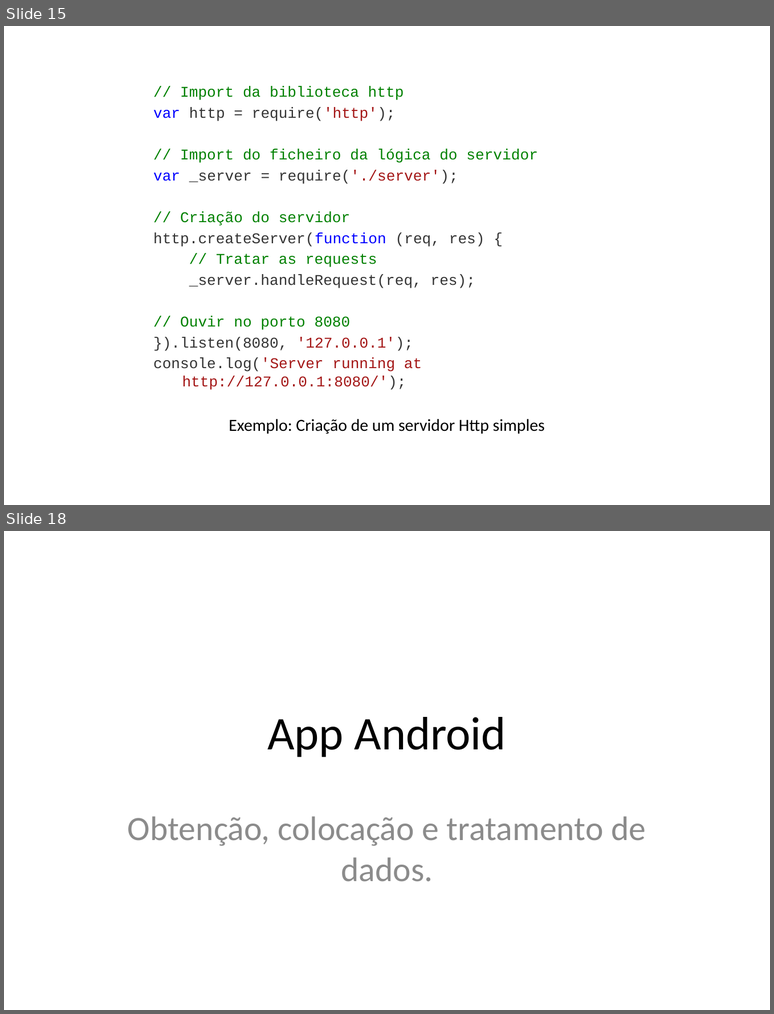
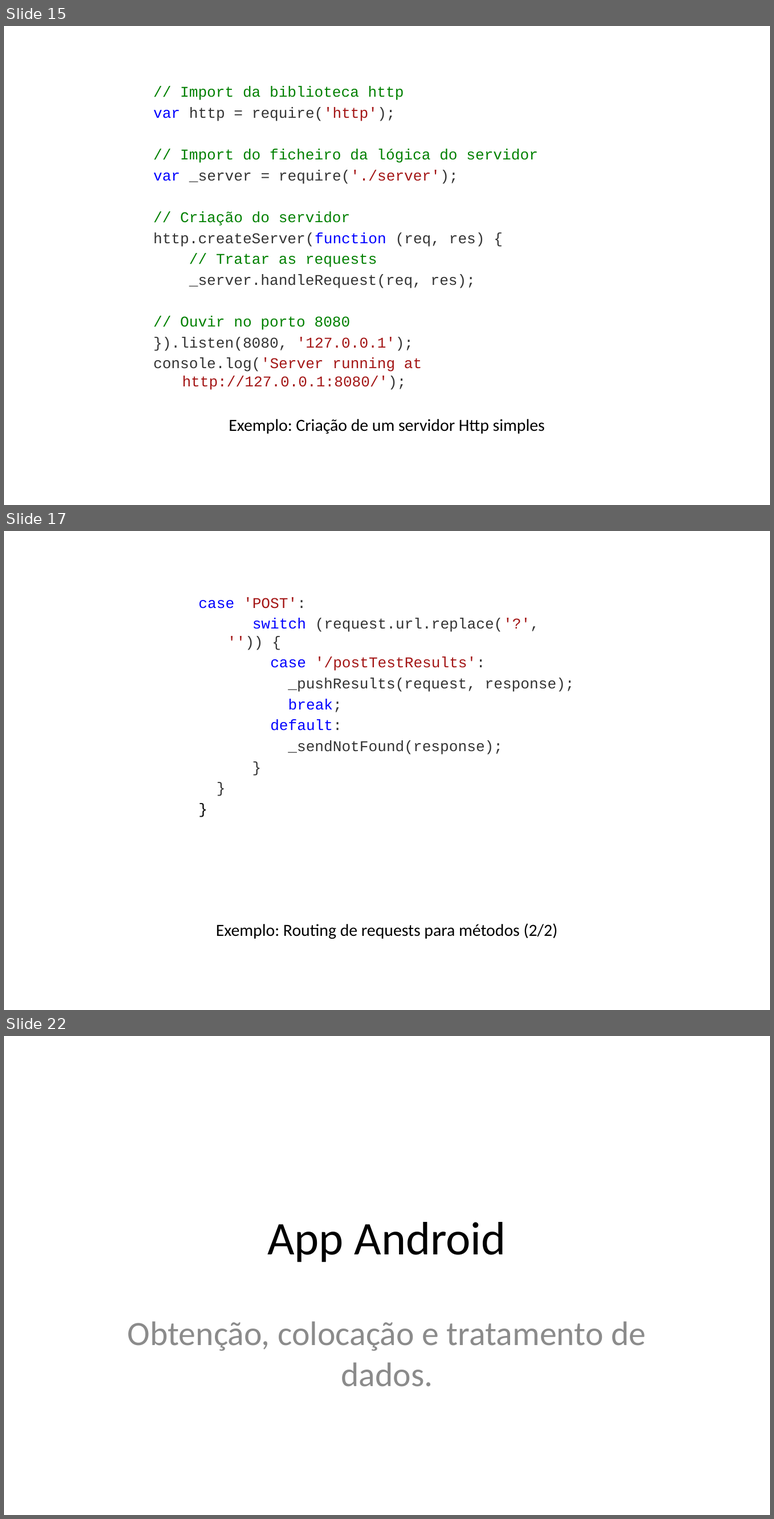
Before and after one commit to iptomar/letrinhas_si, a slide deck: Apresentacoes/v01.pptx. Shown one above the other, each under a label of ours: slides 15 and 18 before the commit, slides 15, 17 and 22 after it; the slides between them are not shown. The pictures are 774x1014 and 774x1519 pixels, drawn with LibreOffice and Linux fonts; fonts in the diff are those of the drawing; background and template pictures are left out. Boxes give left, top, right and bottom in pixels: in the first picture for what was removed or moved away, otherwise in the second. Text is boxed around its words. In the diff, an @@ line names an element or a change of style, - is before the commit and + after.

Commit message:
Versão final da apresentação. Adicionados exemplos de conectividade MySQL em Node.JS.

```diff
--- a/Apresentacoes/v01.pptx
+++ b/Apresentacoes/v01.pptx
@@ slide 17 added at bbox=[4, 531, 770, 1010], background #FFFFFF @@
@@ text added at bbox=[198, 598, 575, 754], 14 pt, text #333333 @@
+case 'POST':
+switch (request.url.replace('?', '')) {
+case '/postTestResults':
+_pushResults(request, response);
+break;
+default:
+_sendNotFound(response);
+}
+}
+}
@@ text added at bbox=[216, 923, 558, 939], 16 pt, text #000000 @@
+Exemplo: Routing de requests para métodos (2/2)
@@ what was slide 18 is now slide 22 @@
```
Also in this commit, not shown: 3 slides changed, 4 other slides added, 2 other files.
